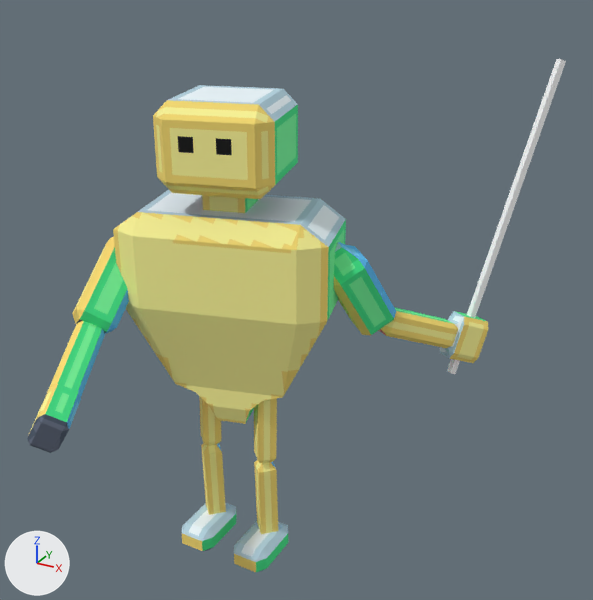
A saved change to the glTF model _source_assets/generic-player/generic_player.gltf.
The view is the same before and after, from a 50 mm camera at (3.78, -5.7, 3.78) aimed at (0.46, 0.33, 0.76). The lights are fixed; the arrows at lower left show +X, +Y and +Z. The picture after the commit comes second. Both versions are drawn at frame 3 of the action 'attack'; the numbers are the values there.

In view in the first picture: 'beveled_cuboid', 'beveled_cuboid.001', 'beveled_cuboid.002', 'beveled_cuboid.003', 'beveled_cuboid.004', 'beveled_cuboid.006', 'beveled_cuboid.007', 'beveled_cuboid.010', 'chest', 'hand', 'hand.001', 'mesh' and 3 more.
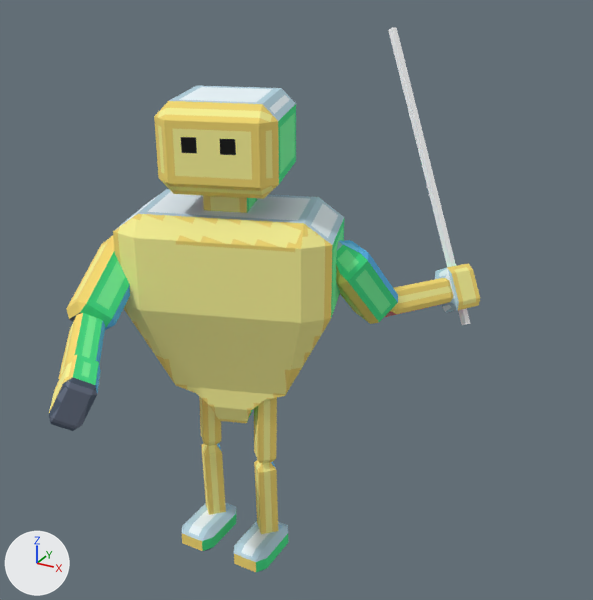
Not drawn themselves, but carrying or shaping drawn objects: ob_torso, ob_left_arm, ob_left_arm2, ob_right_arm, ob_right_arm2.

The change, as a diff of the scene's bpy script:
```diff
--- a/_source_assets/generic-player/generic_player.gltf.py
+++ b/_source_assets/generic-player/generic_player.gltf.py
@@ ob_torso @@
 ob_torso.location = (0.0, 0.0, 1.245)
-ob_torso.rotation_euler = (0.0, 0.0, 0.262)  # degrees (0, 0, 15)
+ob_torso.rotation_euler = (0.0, 0.0, 0.321)  # degrees (0, 0, 18)
@@ ob_left_arm @@
 ob_left_arm.location = (0.938, 0.0, 0.0625)
-ob_left_arm.rotation_euler = (1.904, 0.99, 0.915)  # degrees (109, 57, 52)
+ob_left_arm.rotation_euler = (1.81, 0.87, 0.971)  # degrees (104, 50, 56)
@@ ob_left_arm2 @@
 ob_left_arm2.location = (0.875, 0.0, 0.0)
-ob_left_arm2.rotation_euler = (-1.833, -0.069, 0.654)  # degrees (-105, -4, 37)
+ob_left_arm2.rotation_euler = (-2.245, 0.0, 0.802)  # degrees (-129, 0, 46)
@@ ob_right_arm @@
 ob_right_arm.location = (-0.938, 0.0, 0.0625)
-ob_right_arm.rotation_euler = (-2.365, -0.756, 1.32)  # degrees (-136, -43, 76)
+ob_right_arm.rotation_euler = (-2.278, -0.581, 1.378)  # degrees (-131, -33, 79)
@@ ob_right_arm2 @@
 ob_right_arm2.location = (-0.875, 0.0, 0.0)
-ob_right_arm2.rotation_euler = (-0.0584, -0.556, 0.00604)  # degrees (-3.3, -32, 0.3)
+ob_right_arm2.rotation_euler = (-0.213, -0.682, 0.0)  # degrees (-12, -39, 0)
```

What differs and where, as boxes [x1, y1, x2, y2] in the pictures (593 x 600 px):
'chest', turned
    before: [113, 189, 346, 424]
    after: [113, 189, 344, 423]
'beveled_cuboid', turned
    before: [153, 85, 298, 213]
    after: [154, 86, 296, 213]
'mesh', turned
    before: [447, 59, 566, 374]
    after: [388, 27, 470, 325]
'beveled_cuboid.001', turned
    before: [334, 242, 396, 335]
    after: [336, 240, 398, 324]
'hand.001', turned
    before: [27, 384, 81, 453]
    after: [49, 354, 101, 431]
'beveled_cuboid.003', turned
    before: [72, 237, 129, 334]
    after: [66, 235, 130, 330]
'beveled_cuboid.002', turned
    before: [378, 307, 458, 348]
    after: [385, 278, 453, 317]
'hand', turned
    before: [440, 311, 488, 363]
    after: [435, 263, 480, 313]
'beveled_cuboid.004', turned
    before: [45, 321, 105, 398]
    after: [59, 313, 105, 379]
